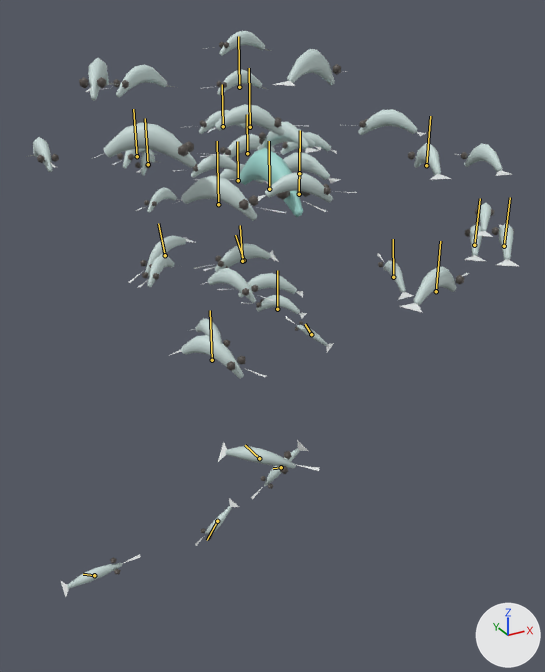
An edit to the glTF model assets/creatures/glassfry/glassfry.glb, drawn before and after from the same camera.
Both versions are drawn from a 50 mm lens placed at (-0.666, -1.222, 1.314), pointed at (0.014, 0.014, 0.695). Arrows for +X, +Y and +Z are at lower right; the lights stay in place. The first picture is the older version. Both versions are drawn at frame 11 of the action 'ko'; the numbers are the values there. The bones that change, and the others that lie on the model, are drawn over the model as lines.

The first picture shows 'glassfry'.
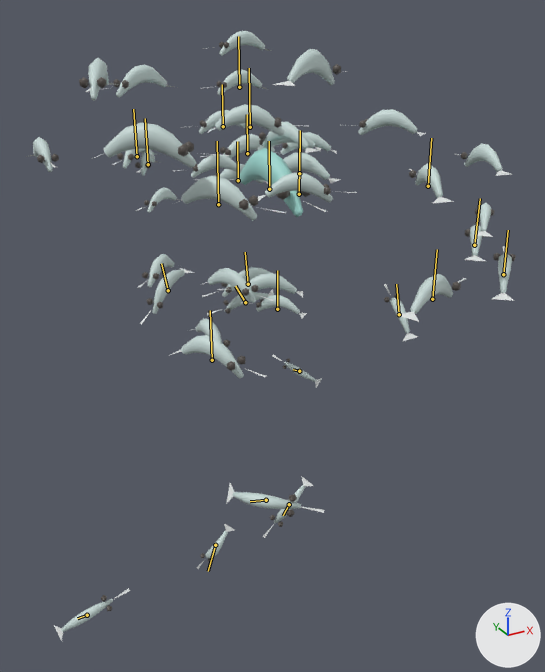
What changed in the scene script:
```text
Change bone_fry1:
    where bone_fry1 = bpy.data.objects['Armature'].pose.bones['fry1']  # child of 'cloud'
    bone_fry1.location: (-0.063, -0.51, 0.016) -> (-0.071, -0.574, 0.018)
    bone_fry1.rotation_quaternion: (0.752, 0.43, 0.111, 0.485) -> (0.688, 0.469, 0.156, 0.53)  # degrees (51, -15, 59) -> degrees (58, -16, 66)
Change bone_fry2:
    where bone_fry2 = bpy.data.objects['Armature'].pose.bones['fry2']  # child of 'cloud'
    bone_fry2.location: (-0.141, -0.56, -0.018) -> (-0.163, -0.648, -0.021)
    bone_fry2.rotation_quaternion: (0.846, 0.25, 0.346, 0.317) -> (0.807, 0.257, 0.41, 0.337)  # degrees (45, 25, 52) -> degrees (52, 29, 60)
Change bone_fry3:
    where bone_fry3 = bpy.data.objects['Armature'].pose.bones['fry3']  # child of 'cloud'
    bone_fry3.location: (0.035, -0.444, 0.122) -> (0.041, -0.529, 0.146)
    bone_fry3.rotation_quaternion: (0.865, 0.323, 0.097, 0.37) -> (0.811, 0.371, 0.143, 0.427)  # degrees (39, -4, 45) -> degrees (47, -5, 53)
Change bone_fry4:
    where bone_fry4 = bpy.data.objects['Armature'].pose.bones['fry4']  # child of 'cloud'
    bone_fry4.location: (-0.096, -0.45, -0.078) -> (-0.118, -0.556, -0.097)
    bone_fry4.rotation_quaternion: (0.902, 0.281, 0.051, 0.32) -> (0.852, 0.338, 0.09, 0.386)  # degrees (33, -5, 38) -> degrees (41, -6, 46)
Change bone_fry5:
    where bone_fry5 = bpy.data.objects['Armature'].pose.bones['fry5']  # child of 'cloud'
    bone_fry5.location: (0.045, -0.327, -0.001) -> (0.058, -0.421, -0.002)
    bone_fry5.rotation_quaternion: (0.924, 0.251, -0.05, 0.28) -> (0.873, 0.323, -0.038, 0.359)  # degrees (27, -13, 30) -> degrees (34, -17, 39)
Change bone_fry6:
    where bone_fry6 = bpy.data.objects['Armature'].pose.bones['fry6']  # child of 'cloud'
    bone_fry6.location: (0.02, -0.303, -0.027) -> (0.027, -0.412, -0.036)
    bone_fry6.rotation_quaternion: (0.959, 0.186, -0.014, 0.21) -> (0.924, 0.251, 0.0, 0.283)  # degrees (21, -6, 24) -> degrees (28, -8, 32)
Change bone_fry7:
    where bone_fry7 = bpy.data.objects['Armature'].pose.bones['fry7']  # child of 'cloud'
    bone_fry7.location: (0.024, -0.205, -0.05) -> (0.035, -0.298, -0.072)
    bone_fry7.rotation_quaternion: (0.973, 0.107, 0.155, 0.128) -> (0.947, 0.138, 0.232, 0.17)  # degrees (15, 16, 17) -> degrees (22, 23, 25)
Change bone_fry8:
    where bone_fry8 = bpy.data.objects['Armature'].pose.bones['fry8']  # child of 'cloud'
    bone_fry8.location: (0.026, -0.131, 0.01) -> (0.041, -0.211, 0.016)
    bone_fry8.rotation_quaternion: (0.988, 0.094, -0.052, 0.105) -> (0.969, 0.155, -0.073, 0.173)  # degrees (10, -7, 12) -> degrees (16, -11, 19)
Change bone_fry9:
    where bone_fry9 = bpy.data.objects['Armature'].pose.bones['fry9']  # child of 'cloud'
    bone_fry9.location: (0.018, -0.068, -0.003) -> (0.033, -0.127, -0.006)
    bone_fry9.rotation_quaternion: (0.995, 0.048, 0.064, 0.055) -> (0.983, 0.082, 0.123, 0.098)  # degrees (6, 7, 7) -> degrees (11, 13, 13)
Change bone_fry10:
    where bone_fry10 = bpy.data.objects['Armature'].pose.bones['fry10']  # child of 'cloud'
    bone_fry10.location: (0.001, -0.037, 0.003) -> (0.003, -0.089, 0.008)
    bone_fry10.rotation_quaternion: (0.999, 0.025, -0.027, 0.029) -> (0.993, 0.064, -0.064, 0.072)  # degrees (3, -3, 3) -> degrees (7, -8, 8)
Change bone_fry11:
    where bone_fry11 = bpy.data.objects['Armature'].pose.bones['fry11']  # child of 'cloud'
    bone_fry11.location: (0.002, -0.012, 0.0) -> (0.009, -0.049, 0.0)
    bone_fry11.rotation_quaternion: (1.0, 0.007, 0.004, 0.008) -> (0.999, 0.029, 0.016, 0.033)  # degrees (1, 0, 1) -> degrees (3, 2, 4)
Change bone_fry12:
    where bone_fry12 = bpy.data.objects['Armature'].pose.bones['fry12']  # child of 'cloud'
    bone_fry12.location: (0.0, 0.0, 0.0) -> (-0.004, -0.014, -0.002)
    bone_fry12.rotation_quaternion: (1.0, 0.0, 0.0, 0.0) -> (1.0, 0.01, 0.004, 0.011)  # degrees (0, 0, 0) -> degrees (1, 0, 1)
```

Changed parts and their boxes (x1, y1, x2, y2) in the pictures (545 x 672 px):
'glassfry', posed (8% taller)
    before: (26, 31, 519, 597)
    after: (26, 31, 516, 641)
bone 'fry1', root to tip
    before: (217, 521) to (207, 540)
    after: (215, 545) to (208, 571)
bone 'fry2', root to tip
    before: (94, 575) to (83, 574)
    after: (87, 615) to (77, 618)
bone 'fry3', root to tip
    before: (281, 467) to (273, 468)
    after: (289, 504) to (283, 515)
bone 'fry4', root to tip
    before: (311, 334) to (305, 324)
    after: (299, 371) to (293, 369)
bone 'fry5', root to tip
    before: (259, 458) to (245, 445)
    after: (266, 500) to (250, 501)
bone 'fry6', root to tip
    before: (244, 260) to (235, 235)
    after: (245, 302) to (235, 286)
bone 'fry7', root to tip
    before: (165, 255) to (158, 223)
    after: (168, 290) to (161, 263)
bone 'fry8', root to tip
    before: (393, 277) to (393, 239)
    after: (399, 314) to (396, 284)
bone 'fry9', root to tip
    before: (242, 261) to (240, 225)
    after: (248, 284) to (245, 252)
bone 'fry10', root to tip
    before: (504, 246) to (510, 197)
    after: (503, 274) to (508, 230)
bone 'fry11', root to tip
    before: (426, 165) to (430, 116)
    after: (428, 186) to (431, 138)
bone 'fry12', root to tip
    before: (436, 291) to (440, 241)
    after: (432, 299) to (437, 249)
